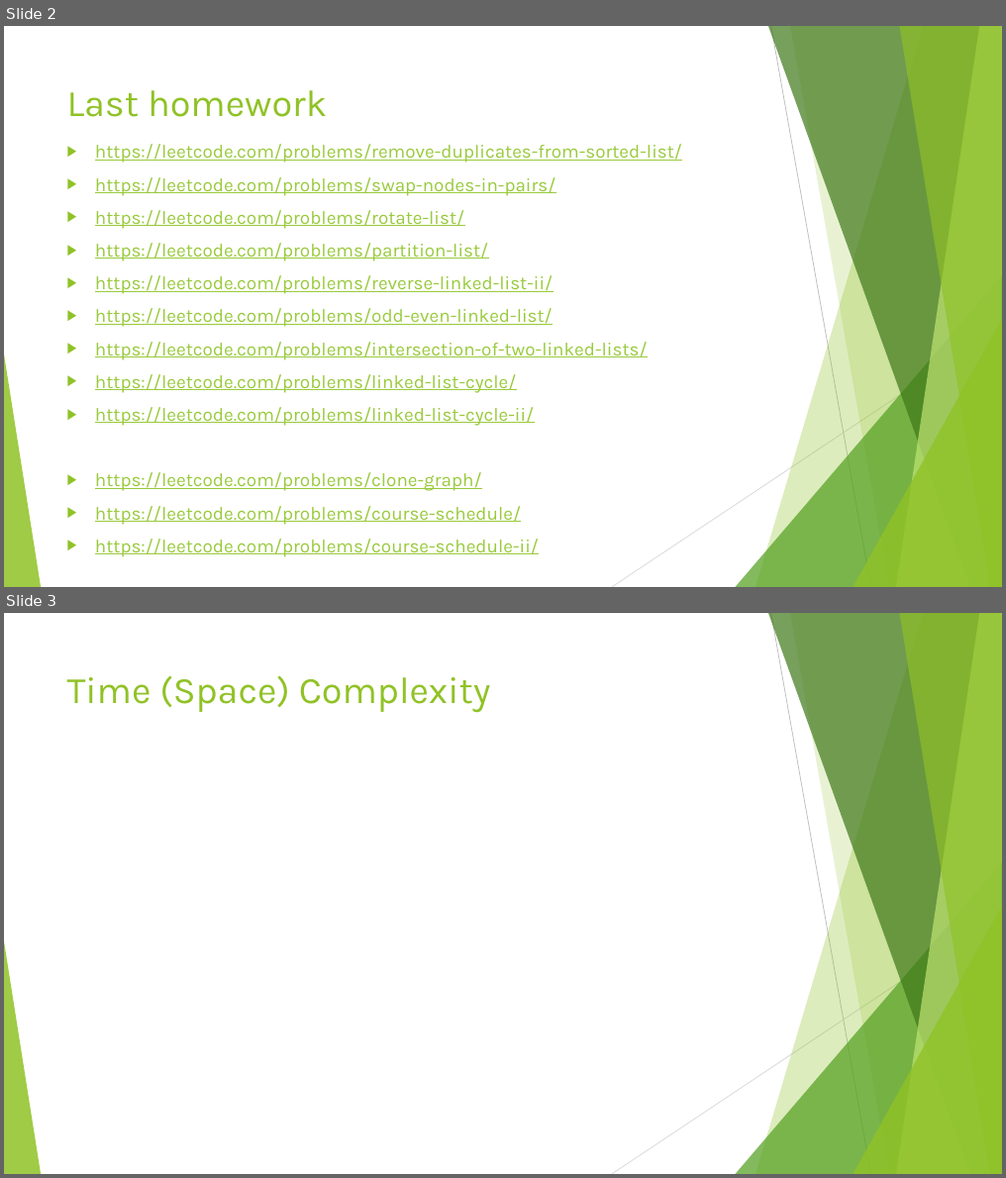
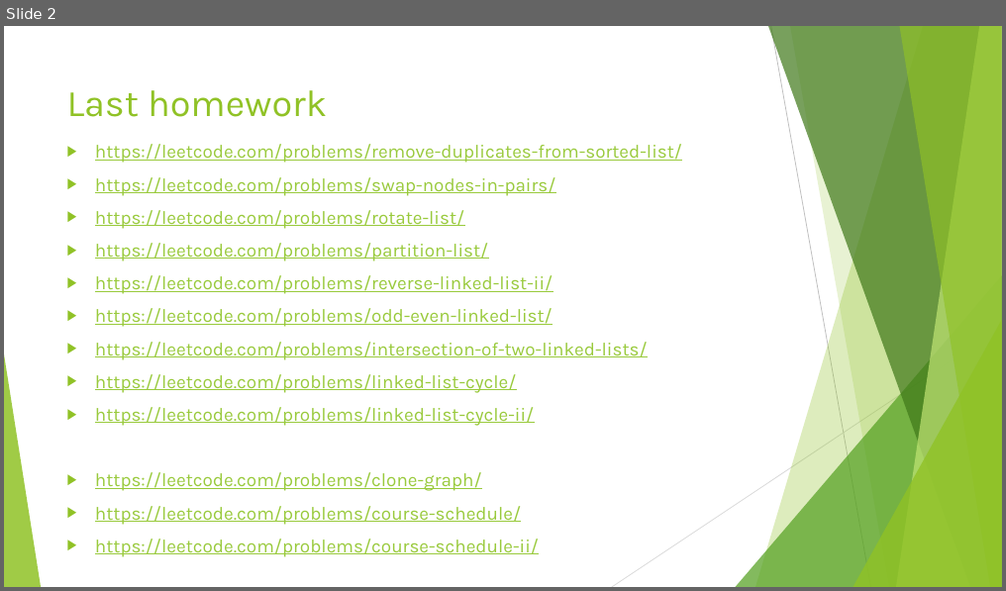
Before and after one commit to shawnchris/studygroup, a slide deck: Shawn/Week05-20160430/Week05.pptx. Shown one above the other, each under a label of ours: slides 2 and 3 before the commit, slide 2 after it. The pictures are 1006x1178 and 1006x591 pixels, drawn with LibreOffice and Linux fonts; fonts in the diff are those of the drawing. Boxes give left, top, right and bottom in pixels: in the first picture for what was removed or moved away, otherwise in the second. Text is boxed around its words. In the diff, an @@ line names an element or a change of style, - is before the commit and + after.

```diff
--- a/Shawn/Week05-20160430/Week05.pptx
+++ b/Shawn/Week05-20160430/Week05.pptx
@@ slide 3 removed at [4, 613, 1002, 1174], background #FFFFFF; not listed: 10 template elements that a slide beside it also shows @@
@@ title removed at [67, 675, 491, 713] @@
-Time (Space) Complexity
```
Also in this commit, not shown: 1 slide changed.
